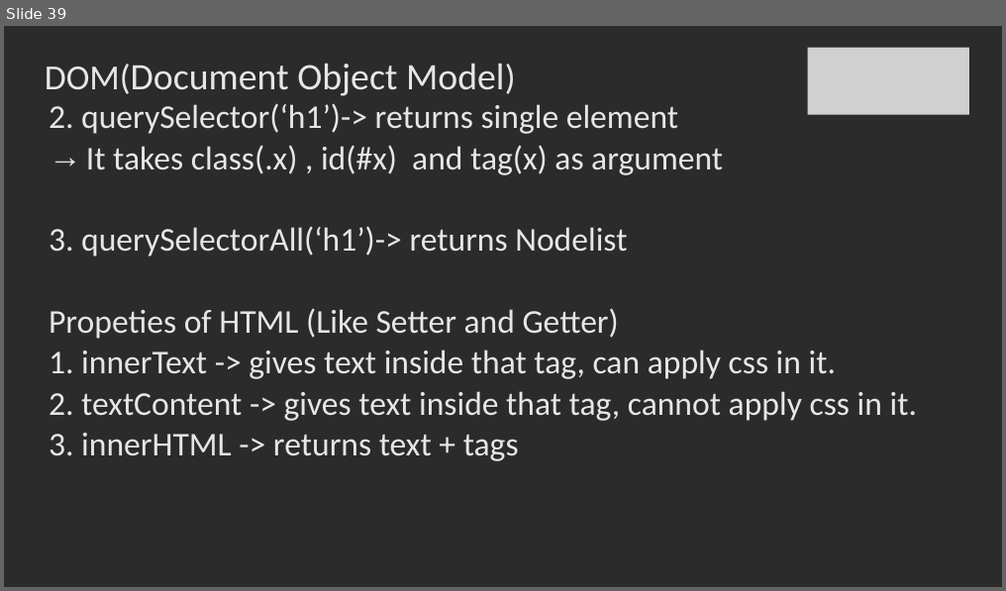
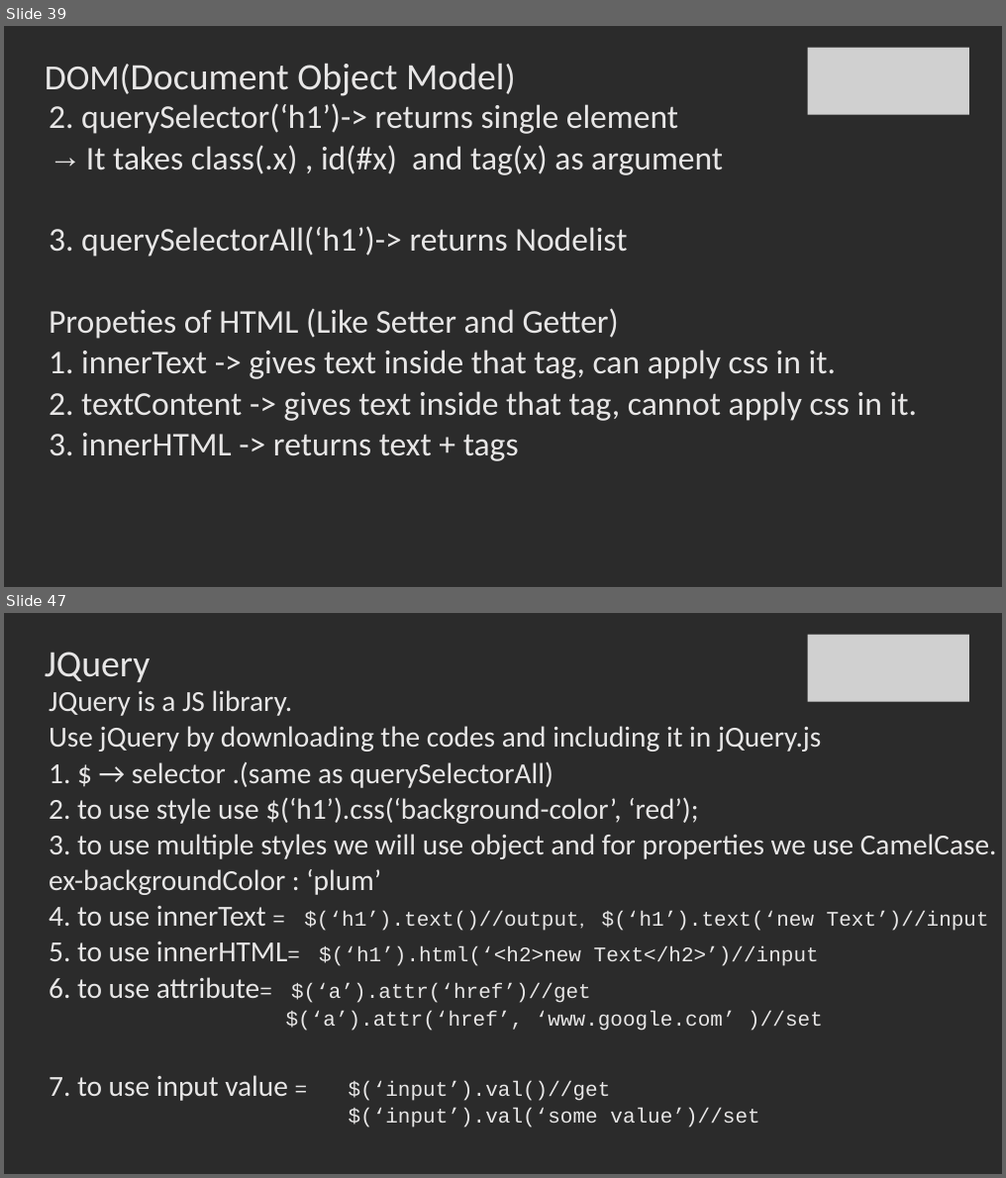
Before and after one commit to SachinBarpanda/WebDevGla, a slide deck: JS.pptx. Shown one above the other, each under a label of ours: slide 39 before the commit, slides 39 and 47 after it; the slides between them are not shown. The pictures are 1006x591 and 1006x1178 pixels, drawn with LibreOffice and Linux fonts; fonts in the diff are those of the drawing; grey boxes stand for pictures; background and template pictures are left out; a plain dark background stands for a picture behind light text. Boxes give left, top, right and bottom in pixels: in the first picture for what was removed or moved away, otherwise in the second. Text is boxed around its words. In the diff, an @@ line names an element or a change of style, - is before the commit and + after.

```diff
--- a/JS.pptx
+++ b/JS.pptx
@@ slide 47 added at (4,613,1002,1174), background picture (left out) @@
@@ picture added at (807,635,969,702) @@
@@ title added at (45,652,150,682), 36 pt, text #E7E6E6 @@
+JQuery
@@ text added at (49,690,997,1128), 28 pt, text #E7E6E6 @@
+JQuery is a JS library.
+Use jQuery by downloading the codes and including it in jQuery.js
+1. $ → selector .(same as querySelectorAll)
+2. to use style use $(‘h1’).css(‘background-color’, ‘red’);
+3. to use multiple styles we will use object and for properties we use CamelCase. ex-backgroundColor : ‘plum’
+4. to use innerText = $(‘h1’).text()//output, $(‘h1’).text(‘new Text’)//input
+5. to use innerHTML= $(‘h1’).html(‘<h2>new Text</h2>’)//input
+6. to use attribute= $(‘a’).attr(‘href’)//get
+$(‘a’).attr(‘href’, ‘www.google.com’ )//set
+7. to use input value = $(‘input’).val()//get
+$(‘input’).val(‘some value’)//set
```
Also in this commit, not shown: 2 slides changed, 6 other slides added, 29 other files.
